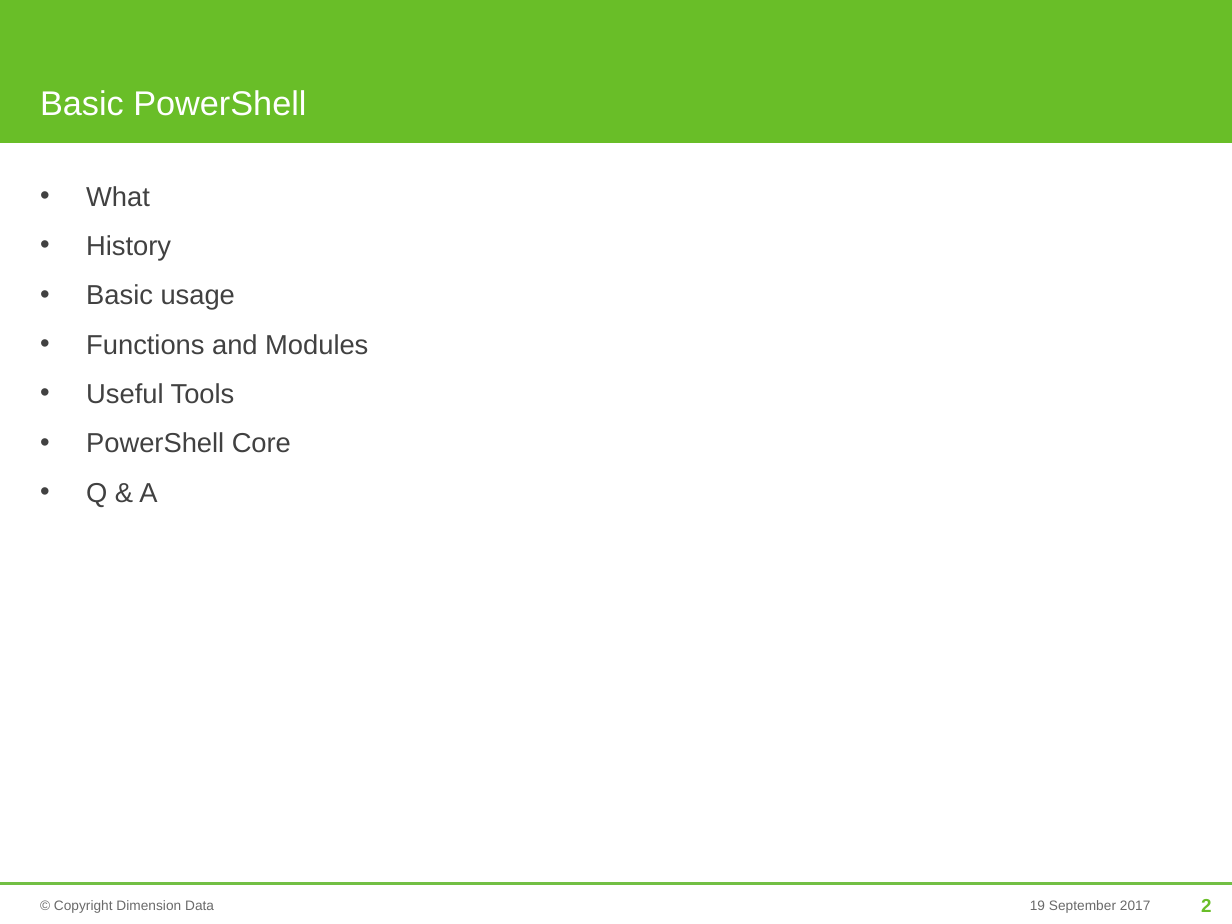
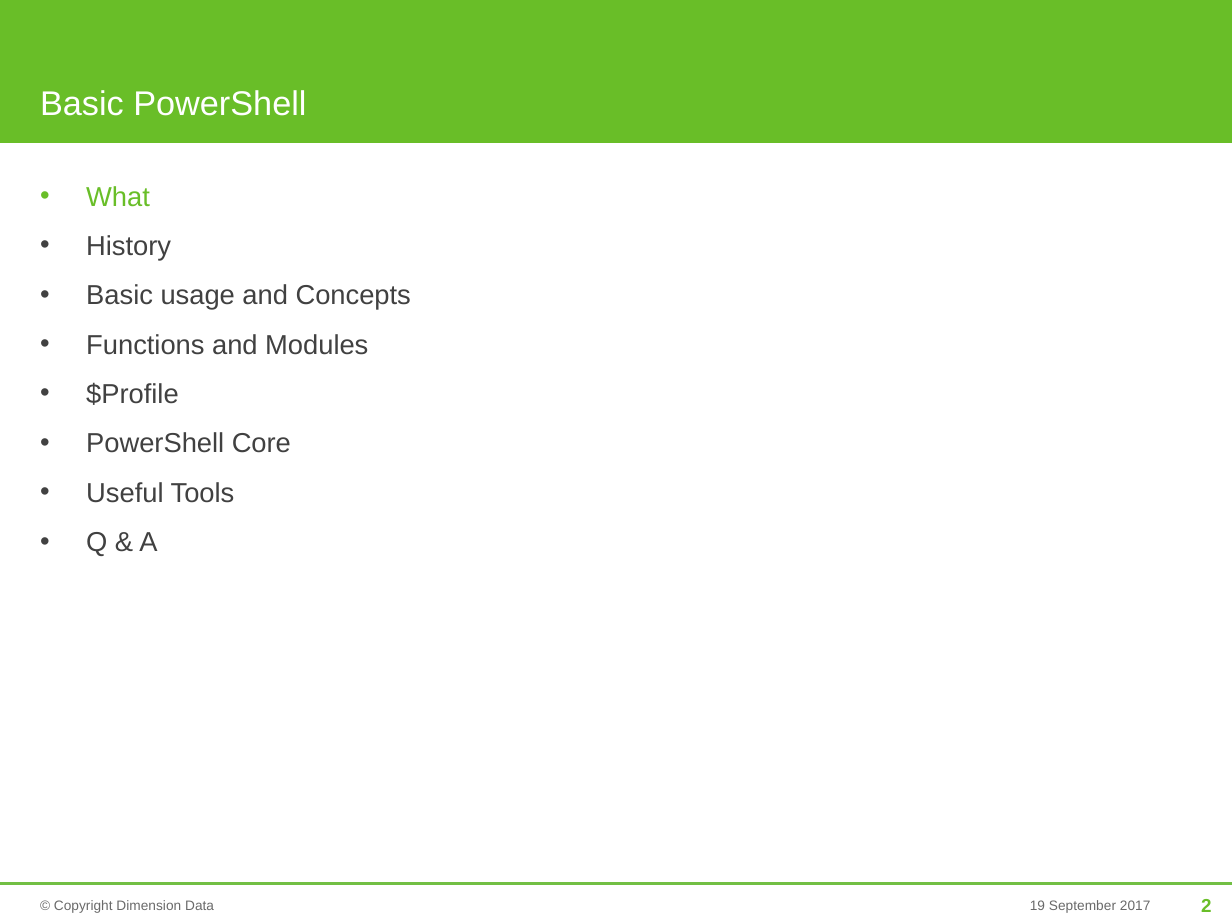
Before and after one commit to mjrio/mjr-tooling-poweshell, a slide deck: slide 2 of BasicPowerShell.pptx. Drawn at 1232x924 pixels with LibreOffice and Linux fonts; fonts in the diff are those of the drawing; background and template pictures are left out. Boxes give left, top, right and bottom in pixels: in the first picture for what was removed or moved away, otherwise in the second. Text is boxed around its words. In the diff, an @@ line names an element or a change of style, - is before the commit and + after.

```diff
--- a/BasicPowerShell.pptx
+++ b/BasicPowerShell.pptx
@@ text at box(86, 186, 150, 207): text colour #414141 to #69BE28 in "What" @@
@@ text at box(86, 284, 411, 310): text changed @@
-• Basic usage
+• Basic usage and Concepts
@@ text at box(86, 382, 291, 453): paragraphs added @@
+• $Profile
+• PowerShell Core
```
Also in this commit, not shown: 7 other slides changed, 7 slides added.
